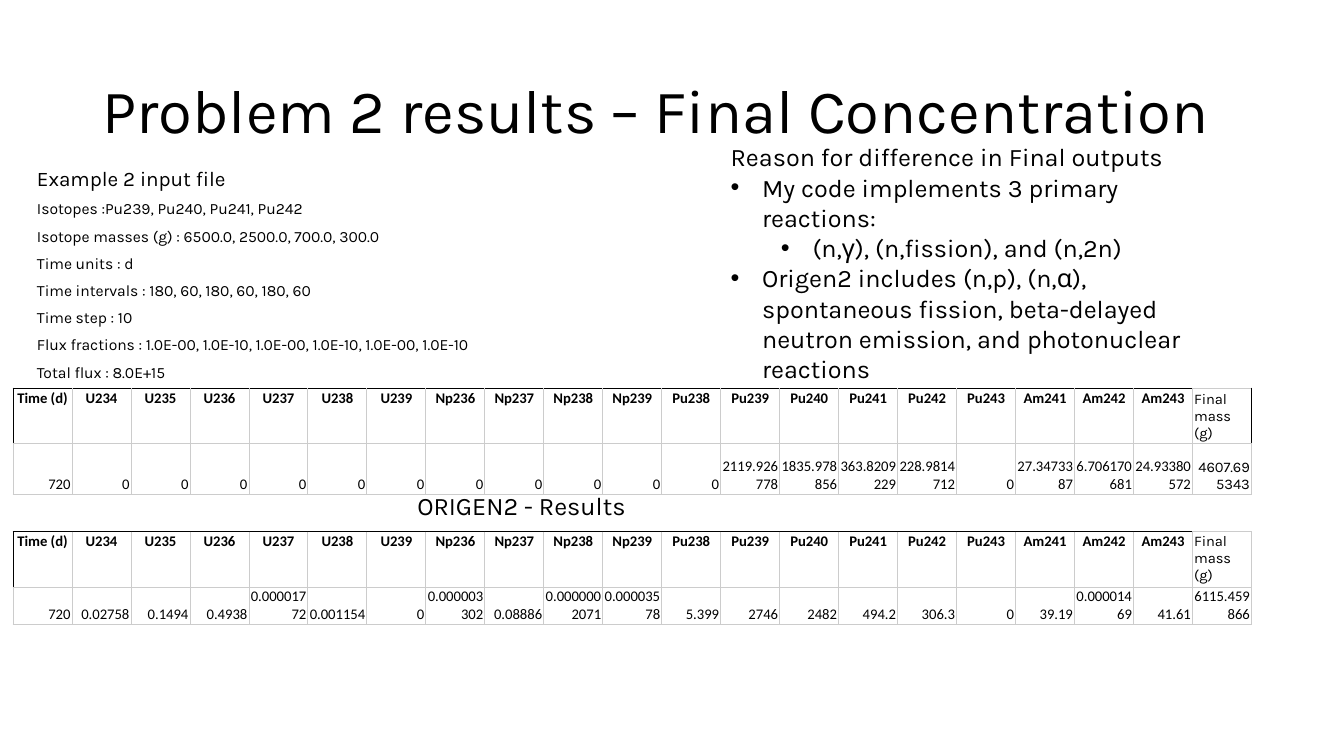
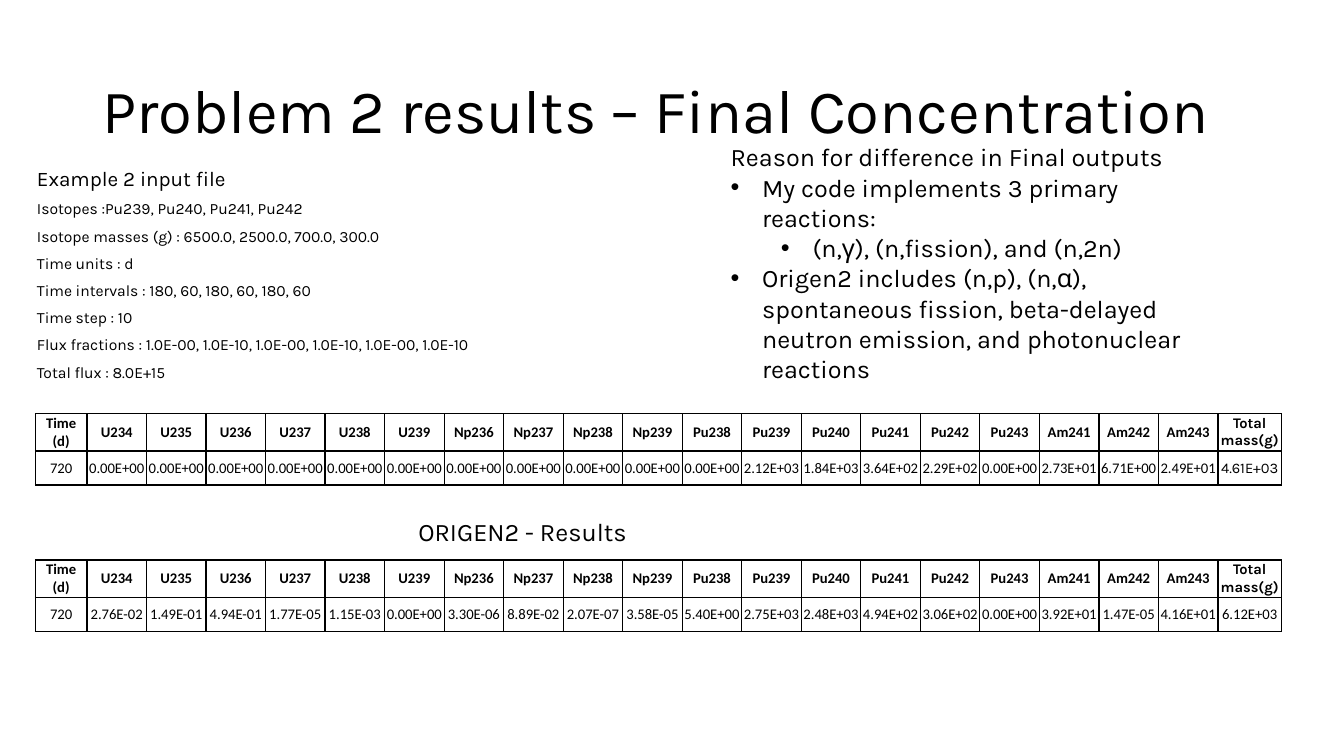
Before and after one commit to AbhinandSatish/Nuclear_Ractor_BurnUp, a slide deck: slide 10 of Reports/Abhinand Saitsh - Uranium Transmutation decay chain - Presentation.pptx. Drawn at 1344x756 pixels with LibreOffice and Linux fonts; fonts in the diff are those of the drawing. Boxes give left, top, right and bottom in pixels: in the first picture for what was removed or moved away, otherwise in the second. Text is boxed around its words. In the diff, an @@ line names an element or a change of style, - is before the commit and + after.

```diff
--- a/Reports/Abhinand Saitsh - Uranium Transmutation decay chain - Presentation.pptx
+++ b/Reports/Abhinand Saitsh - Uranium Transmutation decay chain - Presentation.pptx
@@ table at (x1=35, y1=413, x2=1280, y2=485) @@
-row 1, column 21: Final mass (g)
+row 1, column 21: Total mass(g)
-row 2: 720 | 0 | 0 | 0 | 0 | 0 | 0 | 0 | 0 | 0 | 0 | 0 | 2119.926778 | 1835.978856 | 363.8209229 | 228.9814712 | 0 | 27.3473387 | 6.706170681 | 24.93380572 | 4607.695343
+row 2: 720 | 0.00E+00 | 0.00E+00 | 0.00E+00 | 0.00E+00 | 0.00E+00 | 0.00E+00 | 0.00E+00 | 0.00E+00 | 0.00E+00 | 0.00E+00 | 0.00E+00 | 2.12E+03 | 1.84E+03 | 3.64E+02 | 2.29E+02 | 0.00E+00 | 2.73E+01 | 6.71E+00 | 2.49E+01 | 4.61E+03
@@ alignment right to centre @@
@@ borders changed @@
@@ table resized from (x1=13, y1=388, x2=1262, y2=493) to (x1=35, y1=413, x2=1280, y2=485) @@
@@ text "ORIGEN2 - Results" rewrapped from (x1=417, y1=492, x2=626, y2=516) to (x1=418, y1=523, x2=627, y2=542) @@
@@ table at (x1=35, y1=561, x2=1280, y2=632) @@
-row 1, column 21: Final mass (g)
+row 1, column 21: Total mass(g)
-row 2: 720 | 0.02758 | 0.1494 | 0.4938 | 0.00001772 | 0.001154 | 0 | 0.000003302 | 0.08886 | 0.0000002071 | 0.00003578 | 5.399 | 2746 | 2482 | 494.2 | 306.3 | 0 | 39.19 | 0.00001469 | 41.61 | 6115.459866
+row 2: 720 | 2.76E-02 | 1.49E-01 | 4.94E-01 | 1.77E-05 | 1.15E-03 | 0.00E+00 | 3.30E-06 | 8.89E-02 | 2.07E-07 | 3.58E-05 | 5.40E+00 | 2.75E+03 | 2.48E+03 | 4.94E+02 | 3.06E+02 | 0.00E+00 | 3.92E+01 | 1.47E-05 | 4.16E+01 | 6.12E+03
@@ alignment right to centre @@
@@ borders changed @@
@@ table resized from (x1=13, y1=532, x2=1262, y2=623) to (x1=35, y1=561, x2=1280, y2=632) @@
```
Also in this commit, not shown: 6 other slides changed, 5 other files.
